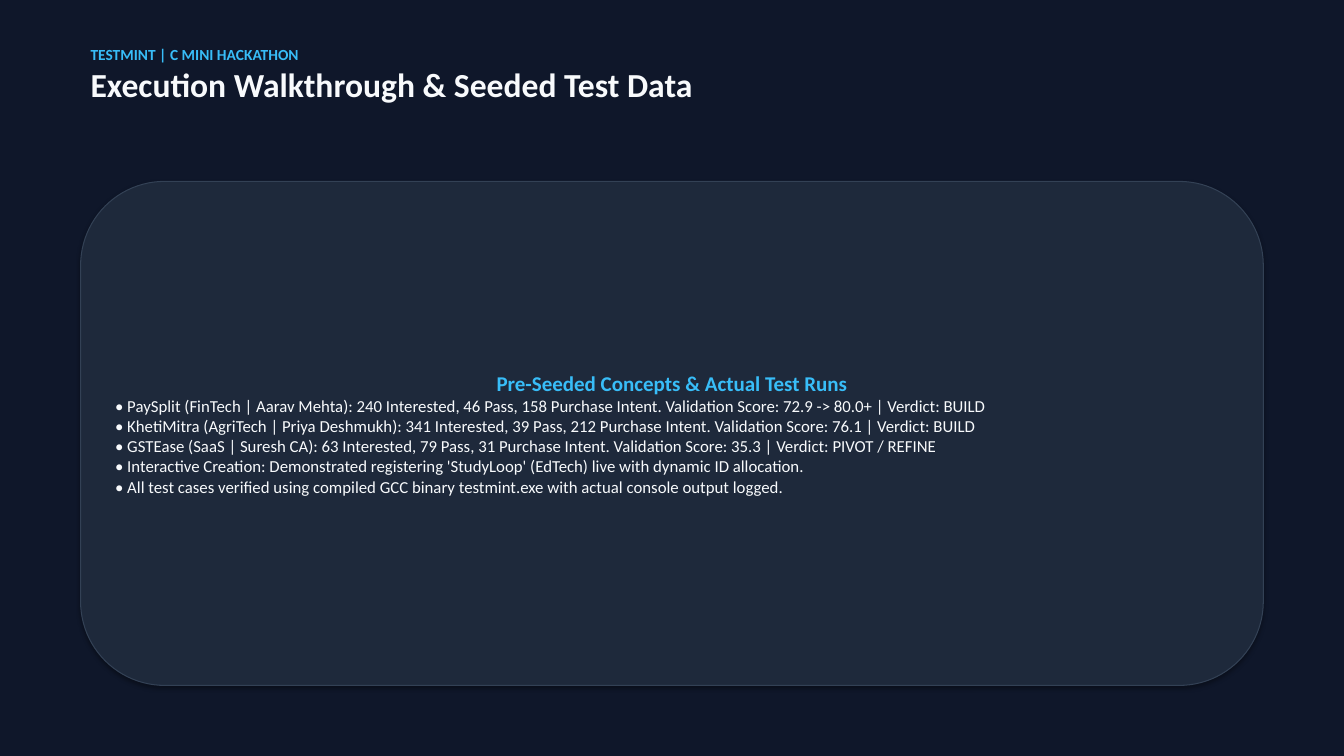
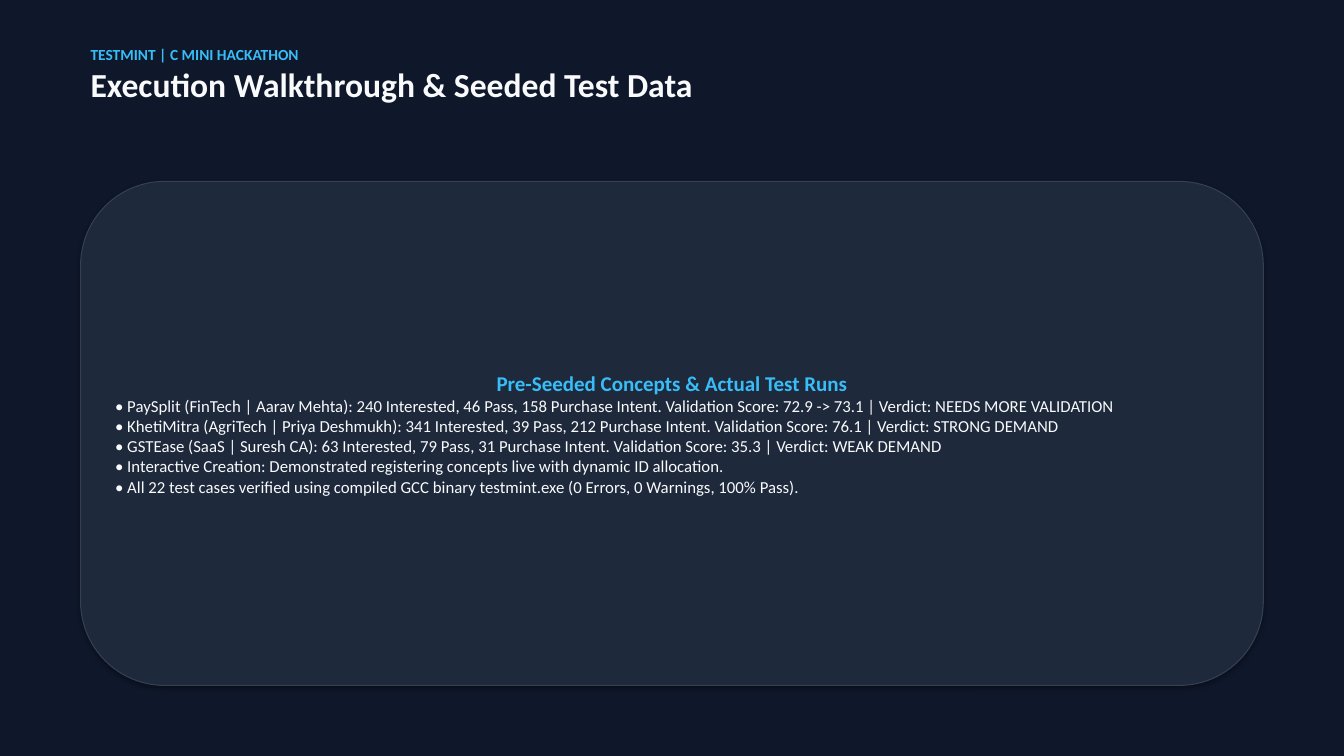
Before and after one commit to mananwalia987/Batch20_TeamPending_TestMint, a slide deck: slide 7 of presentation.pptx. Drawn at 1344x756 pixels with LibreOffice and Linux fonts; fonts in the diff are those of the drawing. Boxes give left, top, right and bottom in pixels: in the first picture for what was removed or moved away, otherwise in the second. Text is boxed around its words. In the diff, an @@ line names an element or a change of style, - is before the commit and + after.

```diff
--- a/presentation.pptx
+++ b/presentation.pptx
@@ text in rounded rectangle at [127, 400, 1114, 496]: text changed @@
-• PaySplit (FinTech | Aarav Mehta): 240 Interested, 46 Pass, 158 Purchase Intent. Validation Score: 72.9 -> 80.0+ | Verdict: BUILD
-• KhetiMitra (AgriTech | Priya Deshmukh): 341 Interested, 39 Pass, 212 Purchase Intent. Validation Score: 76.1 | Verdict: BUILD
-• GSTEase (SaaS | Suresh CA): 63 Interested, 79 Pass, 31 Purchase Intent. Validation Score: 35.3 | Verdict: PIVOT / REFINE
-• Interactive Creation: Demonstrated registering 'StudyLoop' (EdTech) live with dynamic ID allocation.
-• All test cases verified using compiled GCC binary testmint.exe with actual console output logged.
+• PaySplit (FinTech | Aarav Mehta): 240 Interested, 46 Pass, 158 Purchase Intent. Validation Score: 72.9 -> 73.1 | Verdict: NEEDS MORE VALIDATION
+• KhetiMitra (AgriTech | Priya Deshmukh): 341 Interested, 39 Pass, 212 Purchase Intent. Validation Score: 76.1 | Verdict: STRONG DEMAND
+• GSTEase (SaaS | Suresh CA): 63 Interested, 79 Pass, 31 Purchase Intent. Validation Score: 35.3 | Verdict: WEAK DEMAND
+• Interactive Creation: Demonstrated registering concepts live with dynamic ID allocation.
+• All 22 test cases verified using compiled GCC binary testmint.exe (0 Errors, 0 Warnings, 100% Pass).
```
Also in this commit, not shown: 4 other slides changed, 1 slide added, 1 slide removed, 8 other files.
